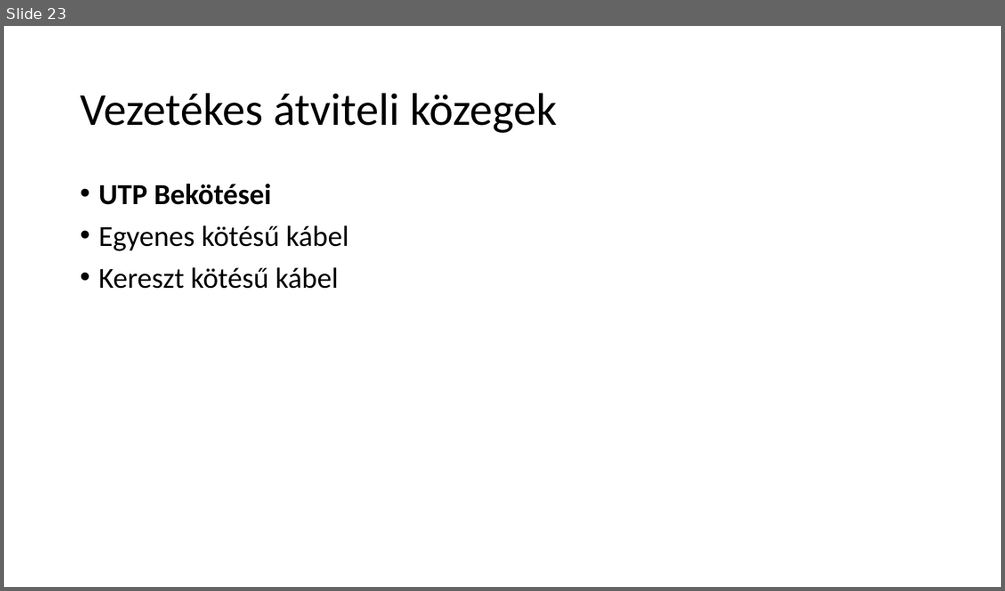
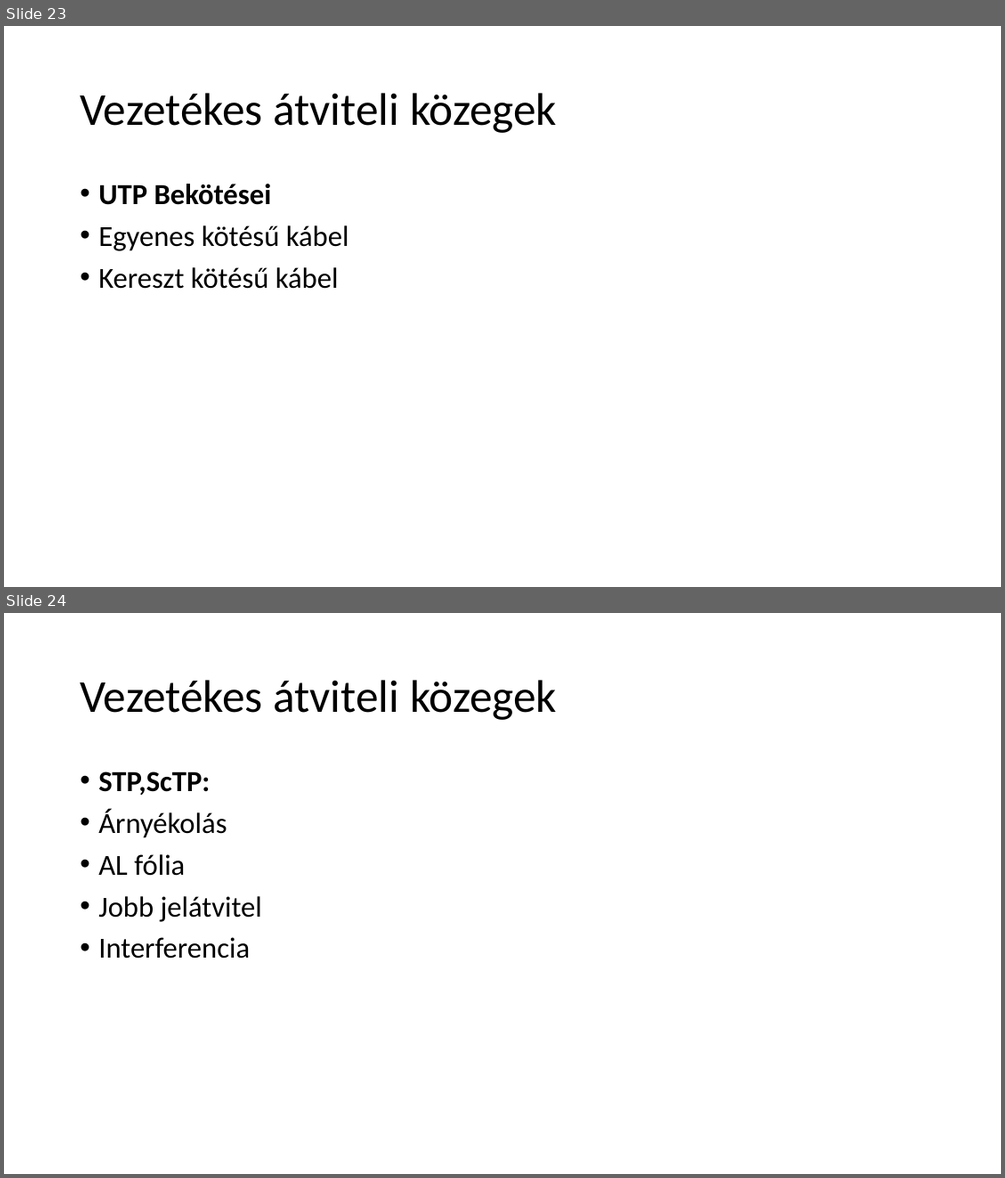
Before and after one commit to gutibalintka/Iktproll2, a slide deck: Vezeték, vezeték nélküli átviteli közegek.pptx. Shown one above the other, each under a label of ours: slide 23 before the commit, slides 23 and 24 after it. The pictures are 1005x591 and 1005x1178 pixels, drawn with LibreOffice and Linux fonts; fonts in the diff are those of the drawing. Boxes give left, top, right and bottom in pixels: in the first picture for what was removed or moved away, otherwise in the second. Text is boxed around its words. In the diff, an @@ line names an element or a change of style, - is before the commit and + after.

```diff
--- a/Vezeték, vezeték nélküli átviteli közegek.pptx
+++ b/Vezeték, vezeték nélküli átviteli közegek.pptx
@@ slide 24 added at box(4, 613, 1001, 1174), background #FFFFFF @@
@@ title added at box(80, 680, 557, 720), 44 pt, text #000000 @@
+Vezetékes átviteli közegek
@@ text added at box(98, 771, 262, 958), 28 pt, text #000000 @@
+• STP,ScTP:
+• Árnyékolás
+• AL fólia
+• Jobb jelátvitel
+• Interferencia
```
Also in this commit, not shown: 9 other slides added.
